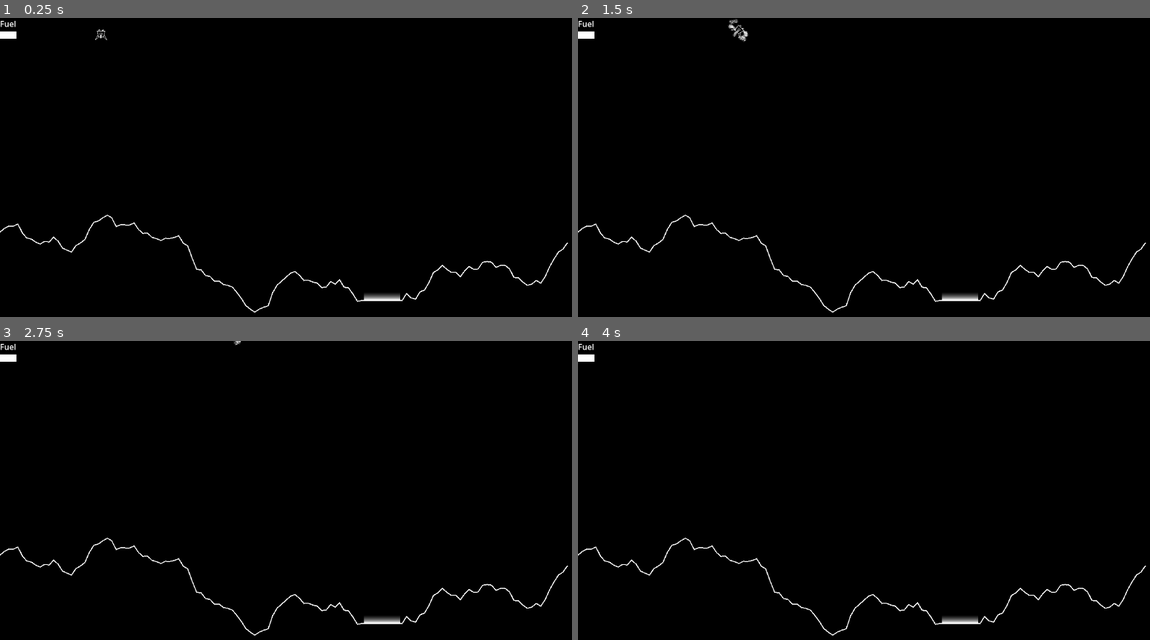
Above: before the commit, frames 1-4 (two rows, left to right).
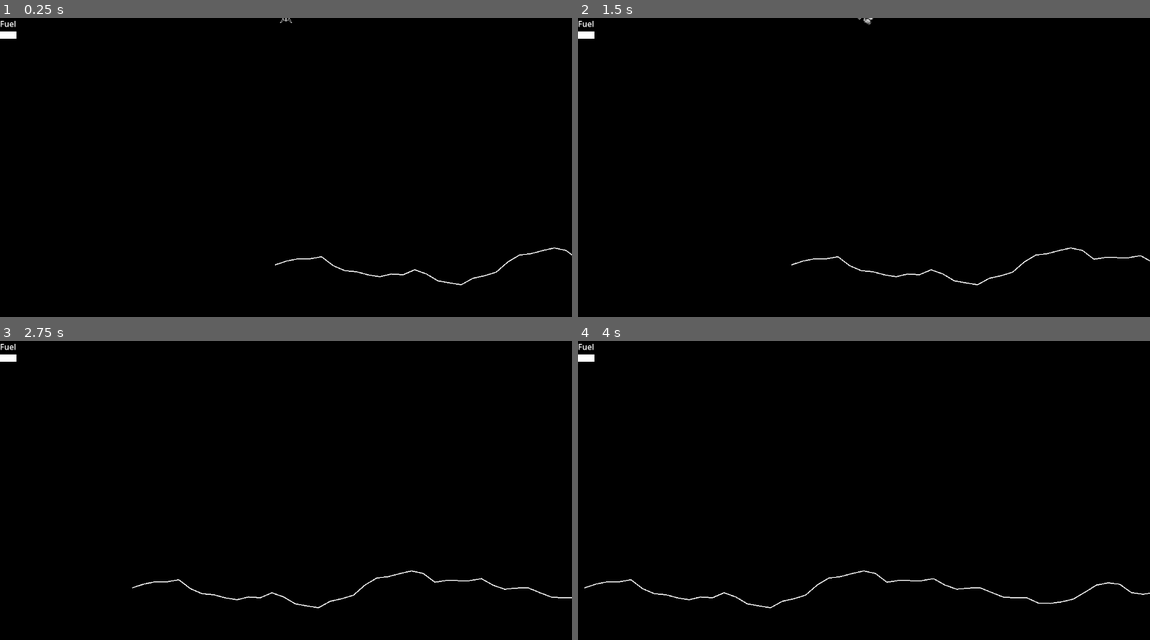
Above: after the commit, the same moments.

Repository: wpuerner/lunar_lander
Game: Godot game, scene res://main.tscn
Two runs of this game, one before a commit and one after it. Both use one fixed random seed, a clock stepped at 60 frames per second and the inputs below.
Inputs:
- Up to frame 1 (0.25 s): no input
- Up to frame 2 (1.5 s): tap Enter (ui_accept) at 0.5, 1.35 s; hold Right (ui_right) 0.53-1.28 s; hold Enter (ui_accept) 0.53-1.28 s; hold Left (ui_left) from 1.28 s (still down)
- Up to frame 3 (2.75 s): tap Enter (ui_accept) at 1.52, 1.82 s; release Left (ui_left) at 2.03 s; hold Right (ui_right) from 2.03 s (still down); hold Enter (ui_accept) from 2.03 s (still down)
- Up to frame 4 (4 s): release Enter (ui_accept) at 2.78 s; tap Enter (ui_accept) at 2.85, 3.02, 3.32 s; release Right (ui_right) at 3.53 s; hold Left (ui_left) from 3.53 s (still down); hold Enter (ui_accept) from 3.53 s (still down)

The runs differ from the first frame. In frame 1, 1.1% of the frame differs, in the area x 0-100%, y 0-99%; in frame 2, 1.2%; in frame 3, 1.2%; in frame 4, 1.3%, in the area x 0-100%, y 65-99%.

Commit message:
make ground larger than viewport

Diff:
--- a/ground.gd
+++ b/ground.gd
@@ -2,8 +2,13 @@
 
 @export var Flag: PackedScene
 
+const OFFSET_MULTIPLIER = 0.5
+const GROUND_WIDTH = 3000
+const GROUND_BASE_HEIGHT = 500
+const LANDING_PAD_WIDTH = 200
+const GROUND_SEGMENT_WIDTH = 30
+
 var rng = RandomNumberGenerator.new()
-var offset_multiplier = 0.5
 
 var line_2d: Line2D
 
@@ -12,27 +17,24 @@
 	line_2d = get_node("Line2D")
 	line_2d.width = 2
 
-	var screen_midy = get_viewport().size.y * 2 / 3
-	var screen_endx = get_viewport().size.x
+	var points = PackedVector2Array()
+	points.append(Vector2(0, GROUND_BASE_HEIGHT))
+	build_map_points(Vector2(0, GROUND_BASE_HEIGHT), Vector2(GROUND_WIDTH, GROUND_BASE_HEIGHT), 500, _get_regression_depth(GROUND_WIDTH, GROUND_SEGMENT_WIDTH), points)
 
-	var points = PackedVector2Array()
-	points.append(Vector2(0, screen_midy))
-	build_map_points(Vector2(0, screen_midy), Vector2(screen_endx, screen_midy), 500, 7, points)
-
-	var landing_pad_width = 10  # n points
+	var landing_pad_width_points = LANDING_PAD_WIDTH / GROUND_SEGMENT_WIDTH  # width in points
 	var starting_index = rng.randi_range(points.size() / 5, points.size() * 4 / 5)
 
 	var left_points = points.slice(0, starting_index)
 	var right_points = points.slice(starting_index, points.size())
-	var landing_pad_points = right_points.slice(0, landing_pad_width)
+	var landing_pad_points = right_points.slice(0, landing_pad_width_points)
 	var landing_pad_y = landing_pad_points[0].y
 	for i in range(landing_pad_points.size()):
 		landing_pad_points[i].y = landing_pad_y
 
-	right_points.resize(right_points.size() - landing_pad_width)
-	var landing_pad_width_px = landing_pad_points[-1].x - landing_pad_points[0].x
+	right_points.resize(right_points.size() - landing_pad_width_points)
+	var landing_pad_width_points_px = landing_pad_points[-1].x - landing_pad_points[0].x
 	for i in range(right_points.size()):
-		right_points[i].x += landing_pad_width_px
+		right_points[i].x += landing_pad_width_points_px
 
 	var final_points = PackedVector2Array()
 	final_points.append_array(left_points)
@@ -46,7 +48,7 @@
 	create_convex_collision_shapes(final_points)
 
 	var landing_zone = get_node("LandingZone")
-	landing_zone.set_position(Vector2(landing_pad_points[0].x + landing_pad_width_px / 2, landing_pad_points[0].y - landing_pad_width_px / 2))
+	landing_zone.set_position(Vector2(landing_pad_points[0].x + landing_pad_width_points_px / 2, landing_pad_points[0].y - landing_pad_width_points_px / 2))
 
 	var landing_zone_marker = get_node("LandingZone")
 
@@ -73,7 +75,6 @@
 	var slope = (two.y - one.y) / (two.x - one.x)
 	var height = one.y + (slope * (next.x - one.x))
 	var result = next.y < height
-	print(one, two, next, result)
 	return result
 
 func build_map_points(left: Vector2, right: Vector2, offset: int, depth: int, points: PackedVector2Array):
@@ -91,5 +92,12 @@
 
 	var mid = Vector2(mid_x, new_mid_y)
 
-	build_map_points(left, mid, offset * offset_multiplier, depth - 1, points)
-	build_map_points(mid, right, offset * offset_multiplier, depth - 1, points)
+	build_map_points(left, mid, offset * OFFSET_MULTIPLIER, depth - 1, points)
+	build_map_points(mid, right, offset * OFFSET_MULTIPLIER, depth - 1, points)
+
+func _get_regression_depth(total_width: int, segment_width: int):
+	var i = 0
+	while segment_width < total_width:
+		segment_width *= 2
+		i += 1
+	return i
--- a/lander.gd
+++ b/lander.gd
@@ -19,6 +19,8 @@
 
 var landing_counter = 60
 
+var _fuel: int = 1000
+
 func _ready():
 	main_thruster = get_node("MainThruster")
 	rcs_thruster_top_left = get_node("RcsThrusterTopLeft")
@@ -38,7 +40,6 @@
 		init = true
 
 func _physics_process(delta):
-	position.x = wrapf(position.x, 0, get_viewport().size.x)
 	set_gravity_scale(calculate_effective_gravity_scale())
 
 	if (game_ended): return
@@ -65,14 +66,14 @@
 	var rcs_fuel_rate = 0.1
 	var thruster_fuel_rate = 0.5
 
-	var rotating_right = Input.is_action_pressed("ui_right") and Globals.fuel > 0
-	var rotating_left = Input.is_action_pressed("ui_left") and Globals.fuel > 0
-	var thrusting = Input.is_action_pressed("ui_accept") and Globals.fuel > 0
+	var rotating_right = Input.is_action_pressed("ui_right") and _fuel > 0
+	var rotating_left = Input.is_action_pressed("ui_left") and _fuel > 0
+	var thrusting = Input.is_action_pressed("ui_accept") and _fuel > 0
 
 	if rotating_right:
 		if !rcs_thruster_top_left.emitting: rcs_thruster_top_left.set_emitting(true)
 		if !rcs_thruster_bottom_right.emitting: rcs_thruster_bottom_right.set_emitting(true)
-		Globals.fuel -= rcs_fuel_rate
+		_fuel -= rcs_fuel_rate
 		apply_torque(rcs_intensity)
 	else:
 		if rcs_thruster_top_left.emitting: rcs_thruster_top_left.set_emitting(false)
@@ -82,7 +83,7 @@
 	if rotating_left:
 		if !rcs_thruster_top_right.emitting: rcs_thruster_top_right.set_emitting(true)
 		if !rcs_thruster_bottom_left.emitting: rcs_thruster_bottom_left.set_emitting(true)
-		Globals.fuel -= rcs_fuel_rate
+		_fuel -= rcs_fuel_rate
 		apply_torque(-rcs_intensity)
 	else:
 		if rcs_thruster_top_right.emitting: rcs_thruster_top_right.set_emitting(false)
@@ -90,7 +91,7 @@
 
 	if thrusting:
 		if !main_thruster.emitting: main_thruster.set_emitting(true)
-		Globals.fuel -= thruster_fuel_rate
+		_fuel -= thruster_fuel_rate
 		var thrust_force = Vector2(0.0, -thruster_intensity).rotated(rotation)
 		apply_central_force(thrust_force)
 	else:
--- a/level.tscn
+++ b/level.tscn
@@ -1,8 +1,7 @@
-[gd_scene load_steps=6 format=3 uid="uid://lbkv73ue1lll"]
+[gd_scene load_steps=5 format=3 uid="uid://lbkv73ue1lll"]
 
 [ext_resource type="Script" path="res://ground.gd" id="1_g6qbt"]
 [ext_resource type="PackedScene" uid="uid://dnspgghqsnfbp" path="res://flag.tscn" id="2_fnlqt"]
-[ext_resource type="PackedScene" uid="uid://d2knv0r63g0ss" path="res://lander.tscn" id="3_t2ah0"]
 
 [sub_resource type="Gradient" id="Gradient_yoto0"]
 offsets = PackedFloat32Array(0, 0.800693, 0.935875, 1)
@@ -25,7 +24,3 @@
 rotation = 1.5708
 scale = Vector2(1.25, 1.15)
 texture = SubResource("GradientTexture2D_ae2mb")
-
-[node name="Lander" parent="." instance=ExtResource("3_t2ah0")]
-position = Vector2(182, 32)
-metadata/_edit_group_ = true
--- a/main.gd
+++ b/main.gd
@@ -1,28 +1,8 @@
 extends Node
 
-var fuel_bar: ProgressBar
+@export var lander: Node2D
+
 var level: Node
-
-# Called when the node enters the scene tree for the first time.
-func _ready():
-	Globals.fuel = 1000
-	fuel_bar = get_node("VBoxContainer/FuelBar")
-
-	level = load("res://level.tscn").instantiate()
-	add_child(level)
-	connect_signals(level)
-
-func _process(delta):
-	fuel_bar.set_value(Globals.fuel)
-
-
-func on_lander_crashed():
-	get_node("GameOverControl").show()
-
-
-func on_lander_landed():
-	get_node("LevelCompletedControl").show()
-
 
 func _on_reset_button_pressed():
 	get_node("GameOverControl").hide()
@@ -30,9 +10,9 @@
 	level.queue_free()
 	level = load("res://level.tscn").instantiate()
 	add_child(level)
-	connect_signals(level)
 
-func connect_signals(level: Node):
-	var lander = level.get_node("Lander")
-	lander.crashed.connect(on_lander_crashed)
-	lander.landed.connect(on_lander_landed)
+func _on_lander_crashed():
+	get_node("GameOverControl").show()
+
+func _on_lander_landed():
+	get_node("LevelCompletedControl").show()
--- a/main.tscn
+++ b/main.tscn
@@ -1,6 +1,9 @@
-[gd_scene load_steps=6 format=3 uid="uid://m1jh05lv8kcc"]
+[gd_scene load_steps=9 format=3 uid="uid://m1jh05lv8kcc"]
 
 [ext_resource type="Script" path="res://main.gd" id="1_juwcm"]
+[ext_resource type="Script" path="res://scenes/main/camera_2d.gd" id="2_mx2l1"]
+[ext_resource type="PackedScene" uid="uid://d2knv0r63g0ss" path="res://lander.tscn" id="3_awq7s"]
+[ext_resource type="PackedScene" uid="uid://lbkv73ue1lll" path="res://level.tscn" id="4_vptxt"]
 
 [sub_resource type="Theme" id="Theme_4xe8w"]
 
@@ -13,18 +16,30 @@
 [sub_resource type="LabelSettings" id="LabelSettings_30gsr"]
 font_size = 42
 
-[node name="Main" type="Node"]
+[node name="Main" type="Node" node_paths=PackedStringArray("lander")]
 script = ExtResource("1_juwcm")
+lander = NodePath("Lander")
 
-[node name="VBoxContainer" type="VBoxContainer" parent="."]
+[node name="Camera2D" type="Camera2D" parent="." node_paths=PackedStringArray("lander")]
+position = Vector2(0, 326)
+script = ExtResource("2_mx2l1")
+lander = NodePath("../Lander")
+
+[node name="Lander" parent="." instance=ExtResource("3_awq7s")]
+
+[node name="Level" parent="." instance=ExtResource("4_vptxt")]
+
+[node name="CanvasLayer" type="CanvasLayer" parent="."]
+
+[node name="VBoxContainer" type="VBoxContainer" parent="CanvasLayer"]
 offset_right = 33.0
 offset_bottom = 45.0
 
-[node name="Label" type="Label" parent="VBoxContainer"]
+[node name="Label" type="Label" parent="CanvasLayer/VBoxContainer"]
 layout_mode = 2
 text = "Fuel"
 
-[node name="FuelBar" type="ProgressBar" parent="VBoxContainer"]
+[node name="FuelBar" type="ProgressBar" parent="CanvasLayer/VBoxContainer"]
 custom_minimum_size = Vector2(2.21, 15.235)
 layout_mode = 2
 theme = SubResource("Theme_4xe8w")
@@ -32,7 +47,7 @@
 value = 100.0
 show_percentage = false
 
-[node name="GameOverControl" type="CenterContainer" parent="."]
+[node name="GameOverControl" type="CenterContainer" parent="CanvasLayer"]
 visible = false
 anchors_preset = 15
 anchor_right = 1.0
@@ -40,21 +55,21 @@
 grow_horizontal = 2
 grow_vertical = 2
 
-[node name="GridContainer" type="GridContainer" parent="GameOverControl"]
+[node name="GridContainer" type="GridContainer" parent="CanvasLayer/GameOverControl"]
 layout_mode = 2
 
-[node name="GameOverLabel" type="Label" parent="GameOverControl/GridContainer"]
+[node name="GameOverLabel" type="Label" parent="CanvasLayer/GameOverControl/GridContainer"]
 layout_mode = 2
 text = "Game Over"
 label_settings = SubResource("LabelSettings_ejkll")
 horizontal_alignment = 1
 vertical_alignment = 1
 
-[node name="ResetButton" type="Button" parent="GameOverControl/GridContainer"]
+[node name="ResetButton" type="Button" parent="CanvasLayer/GameOverControl/GridContainer"]
 layout_mode = 2
 text = "Restart"
 
-[node name="LevelCompletedControl" type="CenterContainer" parent="."]
+[node name="LevelCompletedControl" type="CenterContainer" parent="CanvasLayer"]
 visible = false
 anchors_preset = 15
 anchor_right = 1.0
@@ -62,9 +77,11 @@
 grow_horizontal = 2
 grow_vertical = 2
 
-[node name="LevelCompletedLabel" type="Label" parent="LevelCompletedControl"]
+[node name="LevelCompletedLabel" type="Label" parent="CanvasLayer/LevelCompletedControl"]
 layout_mode = 2
 text = "Level Success!"
 label_settings = SubResource("LabelSettings_30gsr")
 
-[connection signal="pressed" from="GameOverControl/GridContainer/ResetButton" to="." method="_on_reset_button_pressed"]
+[connection signal="crashed" from="Lander" to="." method="_on_lander_crashed"]
+[connection signal="landed" from="Lander" to="." method="_on_lander_landed"]
+[connection signal="pressed" from="CanvasLayer/GameOverControl/GridContainer/ResetButton" to="." method="_on_reset_button_pressed"]
--- a/project.godot
+++ b/project.godot
@@ -12,7 +12,7 @@
 
 config/name="lunar_lander"
 run/main_scene="res://main.tscn"
-config/features=PackedStringArray("4.1", "GL Compatibility")
+config/features=PackedStringArray("4.3", "GL Compatibility")
 config/icon="res://icon.svg"
 
 [autoload]
--- /dev/null
+++ b/scenes/main/camera_2d.gd
@@ -0,0 +1,6 @@
+extends Camera2D
+
+@export var lander: Node2D
+
+func _process(_delta):
+	global_position.x = lander.global_position.x
